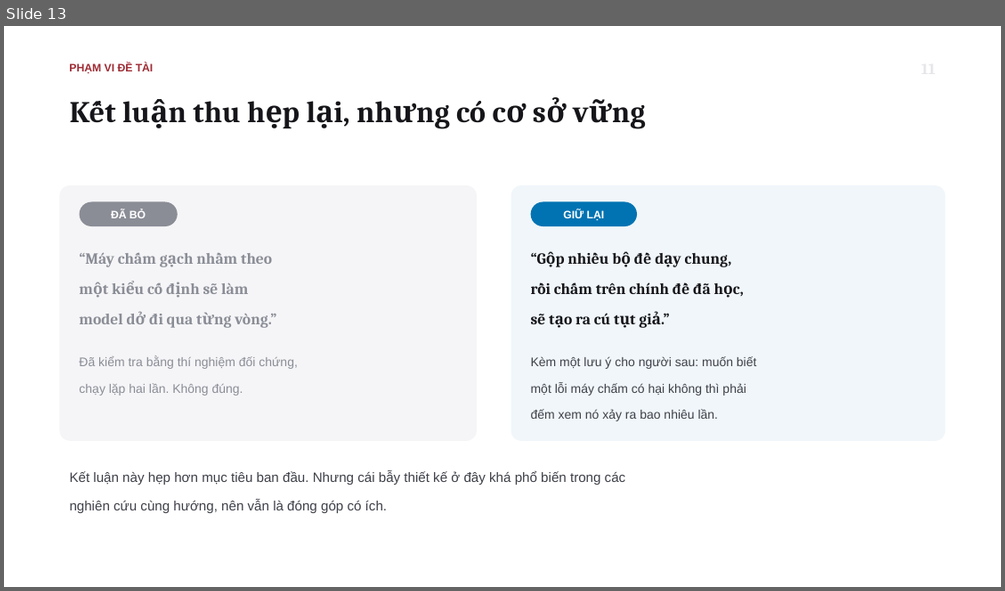
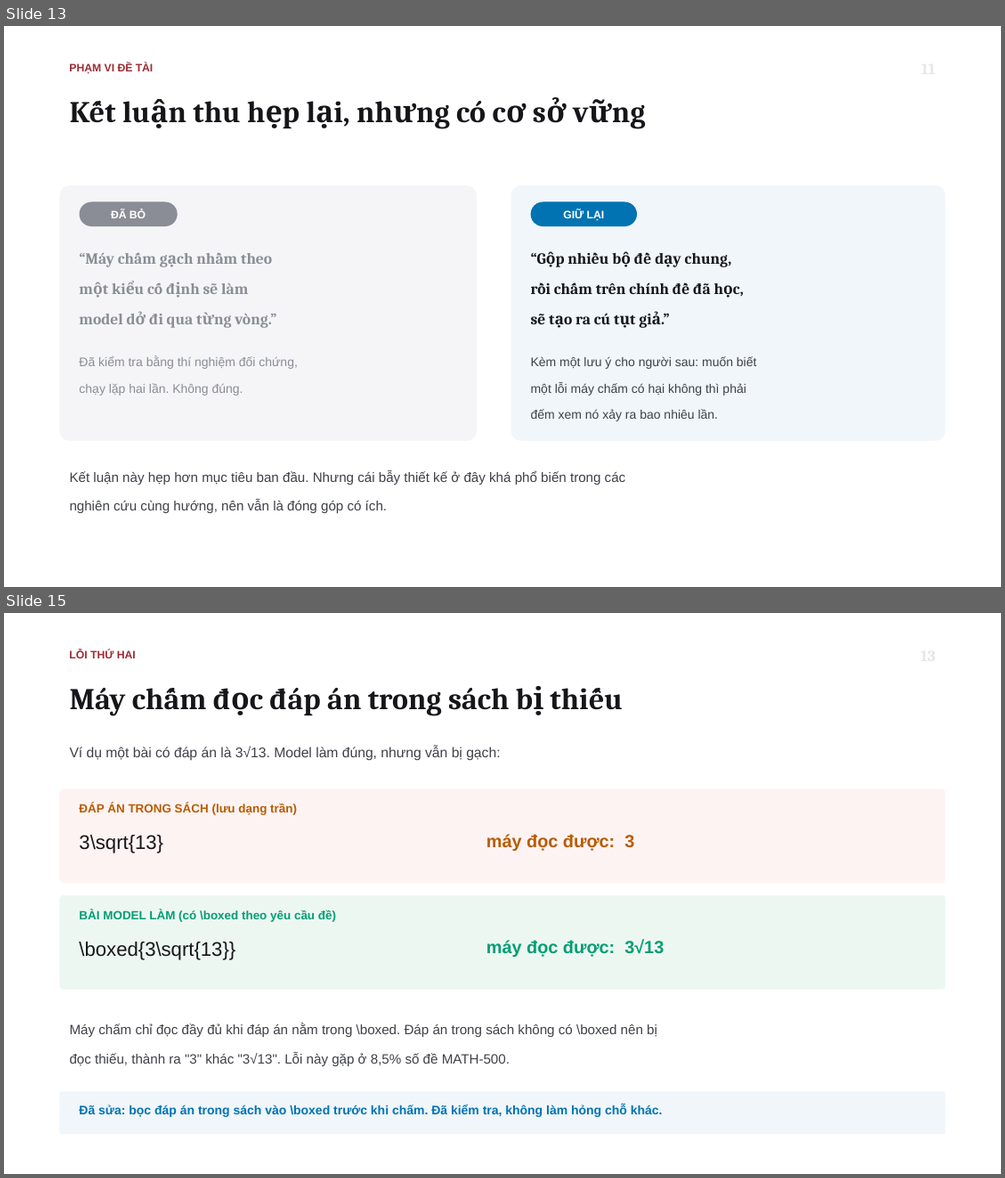
Before and after one commit to tsan2711/DACNTT_2026, a slide deck: BaoCaoTienDo_Tuan1-3_52300057_52300006.pptx. Shown one above the other, each under a label of ours: slide 13 before the commit, slides 13 and 15 after it; the slides between them are not shown. The pictures are 1005x591 and 1005x1178 pixels, drawn with LibreOffice and Linux fonts; fonts in the diff are those of the drawing. Boxes give left, top, right and bottom in pixels: in the first picture for what was removed or moved away, otherwise in the second. Text is boxed around its words. In the diff, an @@ line names an element or a change of style, - is before the commit and + after.

```diff
--- a/BaoCaoTienDo_Tuan1-3_52300057_52300006.pptx
+++ b/BaoCaoTienDo_Tuan1-3_52300057_52300006.pptx
@@ slide 15 added at [4,613,1001,1174], background #FFFFFF @@
@@ text added at [69,650,136,658], 10.5 pt, text #9E2B34, bold @@
+LỖI THỨ HAI
@@ text added at [70,688,509,716], 29 pt, text #16161A, bold @@
+Máy chấm đọc đáp án trong sách bị thiếu
@@ text added at [70,746,500,761], 13.5 pt, text #3F4149 @@
+Ví dụ một bài có đáp án là 3√13. Model làm đúng, nhưng vẫn bị gạch:
@@ rounded rectangle added at [59,788,946,883], fill #FDF3F3 @@
@@ text added at [79,803,297,815], 11.5 pt, text #B85C00, bold @@
+ĐÁP ÁN TRONG SÁCH (lưu dạng trần)
@@ text added at [79,835,163,853], 19 pt, text #16161A @@
+3\sqrt{13}
@@ text added at [486,834,634,851], 17 pt, text #B85C00, bold @@
+máy đọc được: 3
@@ rounded rectangle added at [59,895,946,989], fill #EDF7F2 @@
@@ text added at [79,909,336,922], 11.5 pt, text #029E73, bold @@
+BÀI MODEL LÀM (có \boxed theo yêu cầu đề)
@@ text added at [79,941,235,960], 19 pt, text #16161A @@
+\boxed{3\sqrt{13}}
@@ text added at [486,940,663,957], 17 pt, text #029E73, bold @@
+máy đọc được: 3√13
@@ text added at [70,1023,657,1066], 13 pt, text #3F4149 @@
+Máy chấm chỉ đọc đầy đủ khi đáp án nằm trong \boxed. Đáp án trong sách không có \boxed nên bị
+đọc thiếu, thành ra "3" khác "3√13". Lỗi này gặp ở 8,5% số đề MATH-500.
@@ rounded rectangle added at [59,1092,946,1135], fill #F0F6FA @@
@@ text added at [79,1104,663,1117], 12 pt, text #0173B2, bold @@
+Đã sửa: bọc đáp án trong sách vào \boxed trước khi chấm. Đã kiểm tra, không làm hỏng chỗ khác.
```
Also in this commit, not shown: 3 slides changed, 2 other slides added, 4 slides removed, 2 other files.
